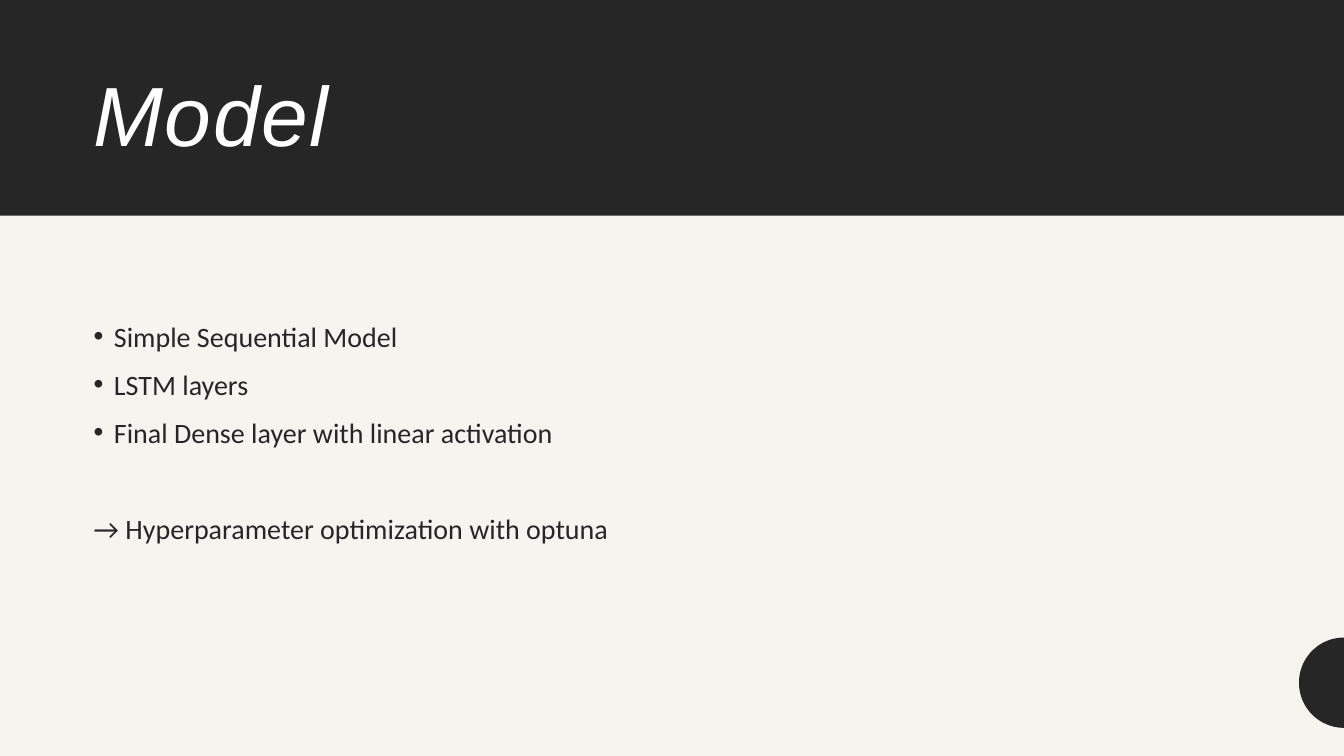
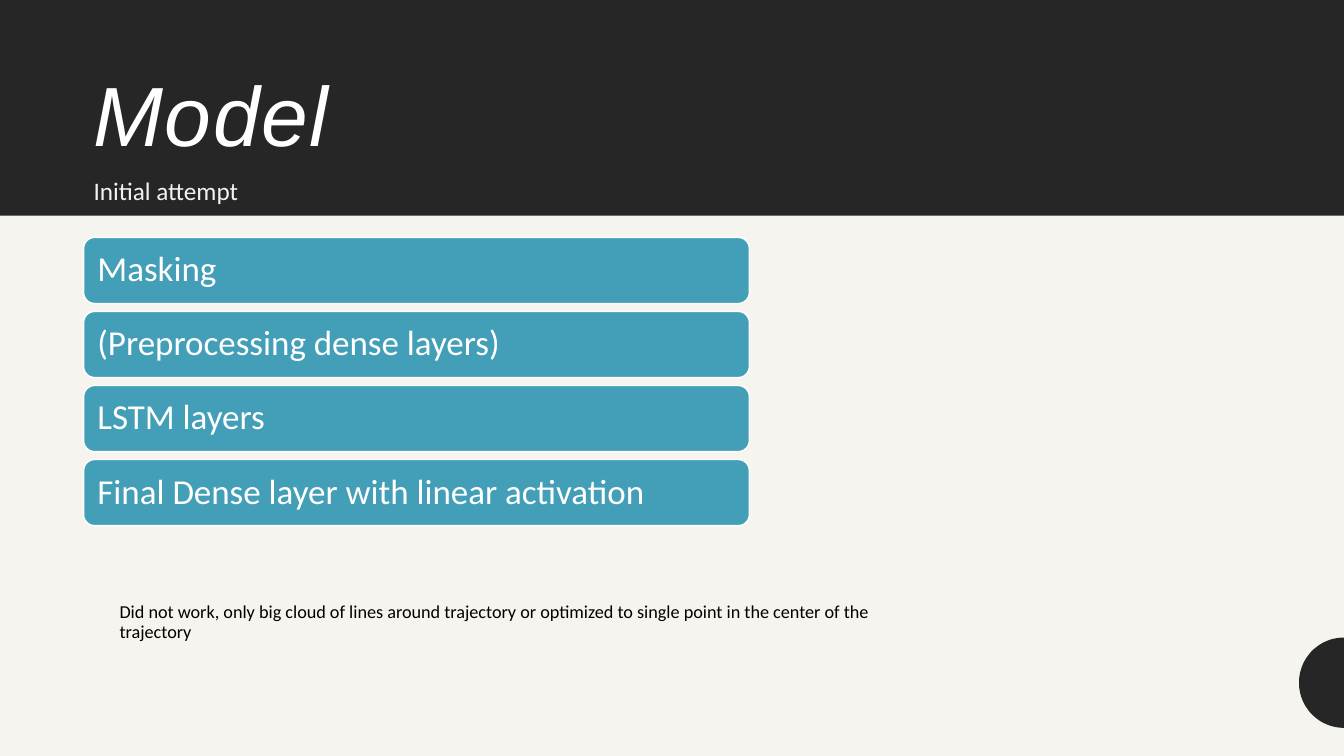
Before and after one commit to Torbynator/GoogleDecimeterChallenge, a slide deck: slide 8 of Prüfung/Google Decimeter Challenge.pptx. Drawn at 1344x756 pixels with LibreOffice and Linux fonts; fonts in the diff are those of the drawing. Boxes give left, top, right and bottom in pixels: in the first picture for what was removed or moved away, otherwise in the second. Text is boxed around its words. In the diff, an @@ line names an element or a change of style, - is before the commit and + after.

```diff
--- a/Prüfung/Google Decimeter Challenge.pptx
+++ b/Prüfung/Google Decimeter Challenge.pptx
@@ text added at (x1=94, y1=182, x2=238, y2=204), 18 pt, text #F2F2F2 @@
+Initial attempt
@@ text removed at (x1=114, y1=327, x2=608, y2=544) @@
-• Simple Sequential Model
-• LSTM layers
-• Final Dense layer with linear activation
-→ Hyperparameter optimization with optuna
@@ group added at (x1=84, y1=238, x2=749, y2=526): 4 rounded rectangles, 4 texts @@
+Masking
+(Preprocessing dense layers)
+LSTM layers
+Final Dense layer with linear activation
@@ text added at (x1=120, y1=605, x2=869, y2=641), 13 pt, text #000000 @@
+Did not work, only big cloud of lines around trajectory or optimized to single point in the center of the trajectory
```
Also in this commit, not shown: 7 other slides changed, 2 slides added, 16 other files.
